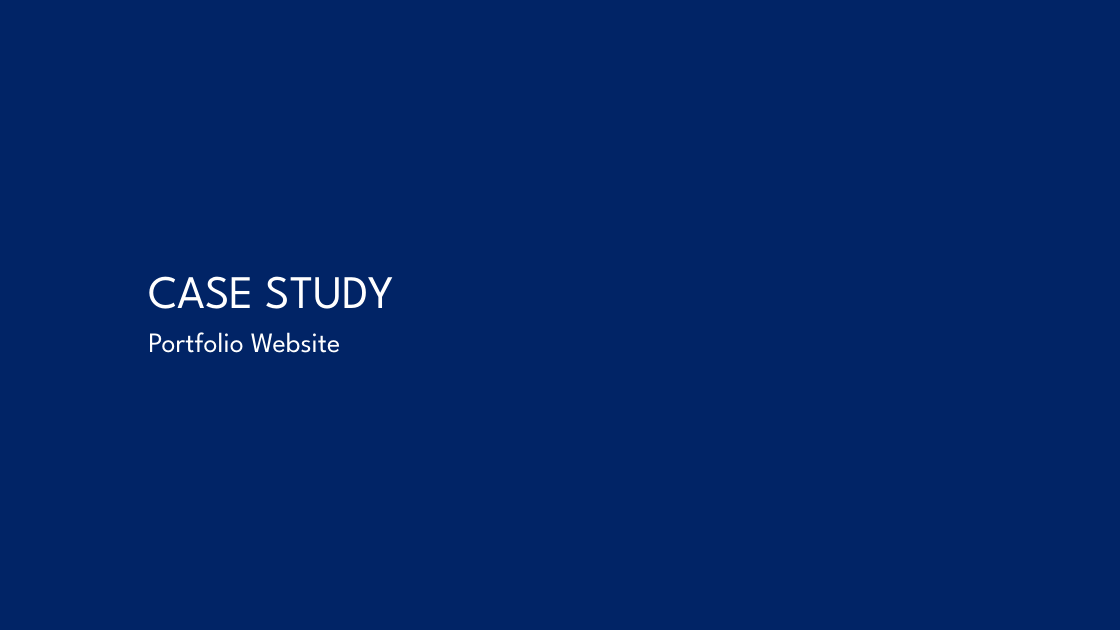
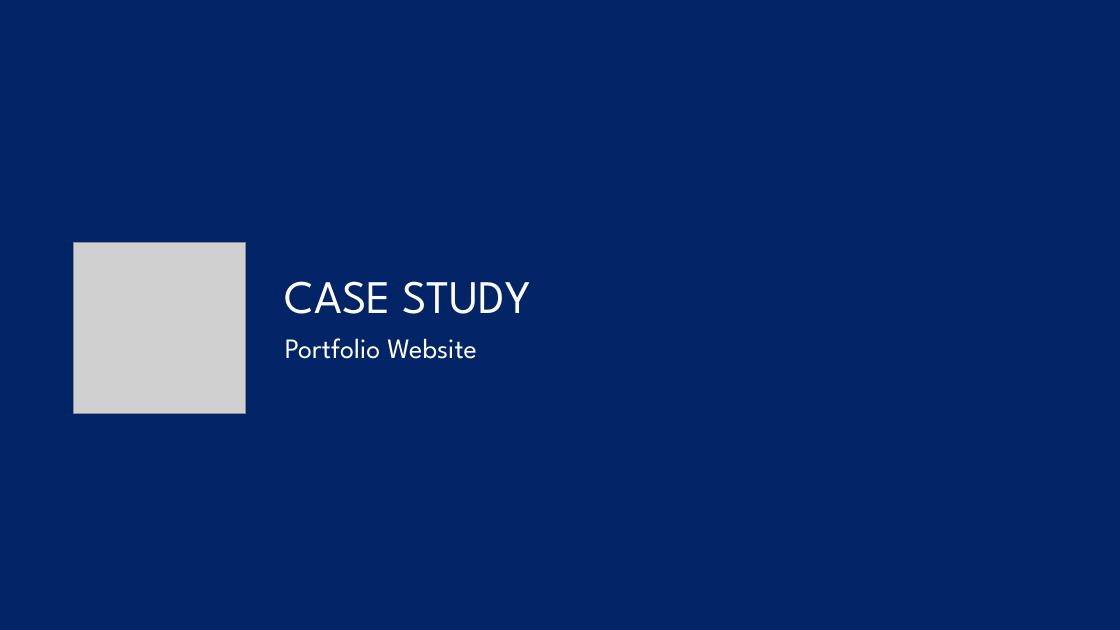
Before and after one commit to thangnh0511/codegym, a slide deck: slide 1 of module-1/html-css-casestudy.pptx. Drawn at 1120x630 pixels with LibreOffice and Linux fonts; fonts in the diff are those of the drawing; grey boxes stand for pictures. Boxes give left, top, right and bottom in pixels: in the first picture for what was removed or moved away, otherwise in the second. Text is boxed around its words. In the diff, an @@ line names an element or a change of style, - is before the commit and + after.

```diff
--- a/module-1/html-css-casestudy.pptx
+++ b/module-1/html-css-casestudy.pptx
@@ title "CASE STUDY": place and size @@
-title "CASE STUDY" at <box>148,276,394,309</box>
+title "CASE STUDY" at <box>285,281,530,314</box>
@@ picture added at <box>74,242,245,413</box> @@
@@ subtitle "Portfolio Website": place and size @@
-subtitle "Portfolio Website" at <box>148,332,341,353</box>
+subtitle "Portfolio Website" at <box>285,338,477,359</box>
```
Also in this commit, not shown: 43 other files.
